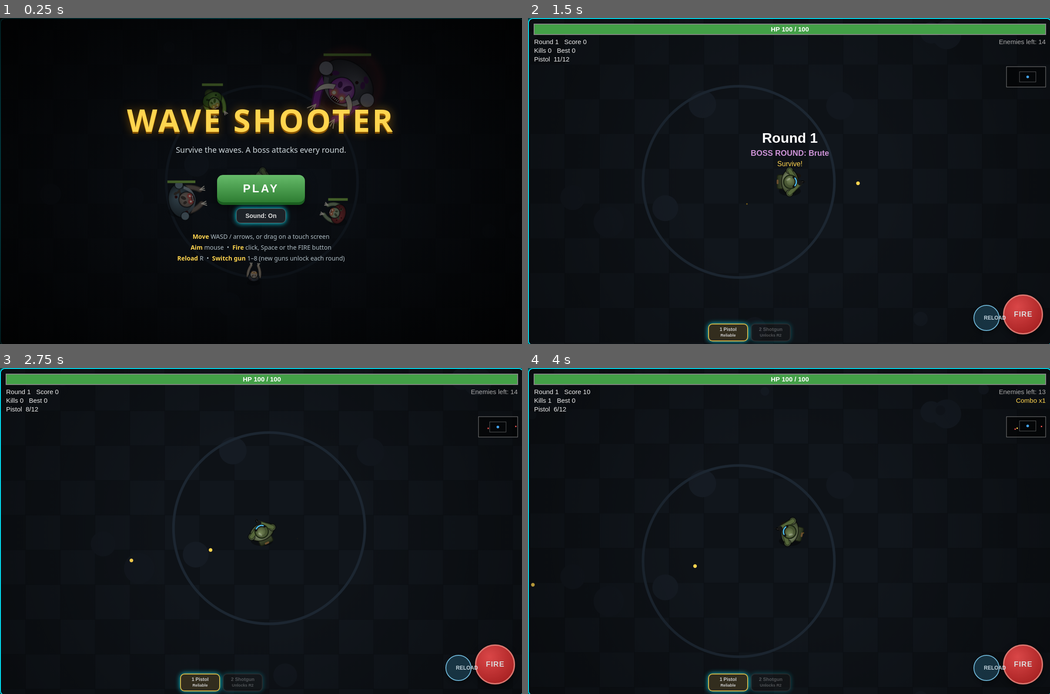
Above: before the commit, frames 1-4 (two rows, left to right).
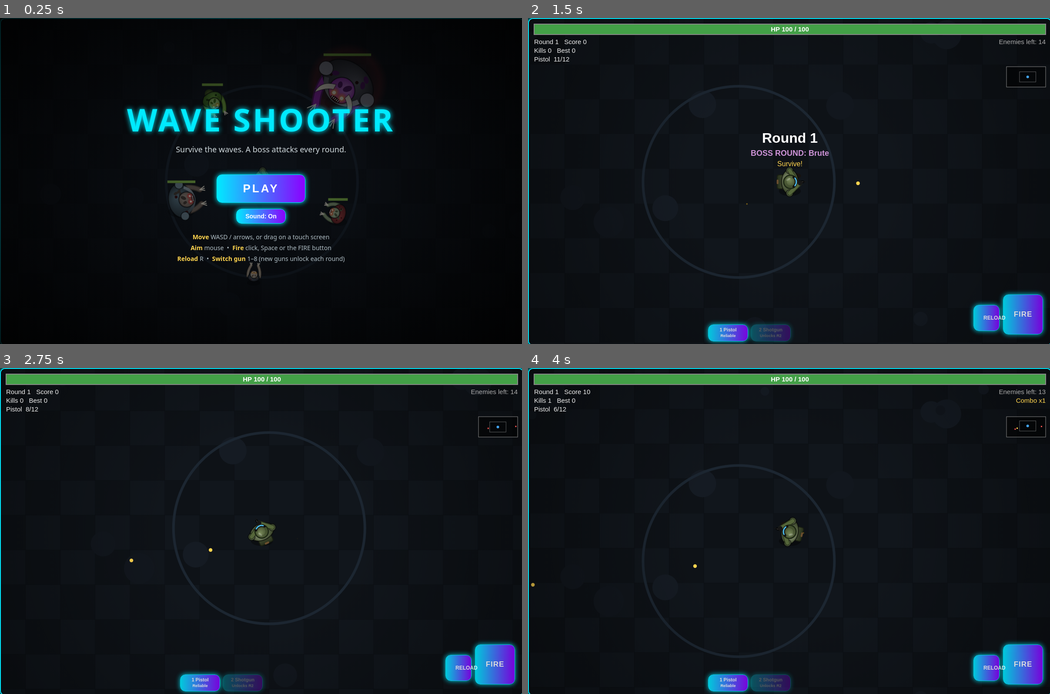
Above: after the commit, the same moments.

Repository: dilipbhagwat74-create/wave-shooter
Game: browser game, page index.html
Same seed, same stepped clock (60 frames per second), same inputs: the game is played once before the commit and once after it.
Inputs:
- Up to frame 1 (0.25 s): no input
- Up to frame 2 (1.5 s): click "PLAY" at 0.27 s; hold Right from 1.03 s (still down); tap Space at 1.1 s
- Up to frame 3 (2.75 s): release Right at 1.53 s; hold Down 1.58-1.85 s; tap Space at 1.6, 2.1, 2.6 s; hold Left 1.9-2.47 s; hold Up from 2.52 s (still down)
- Up to frame 4 (4 s): release Up at 2.82 s; hold Right 2.87-3.53 s; tap Space at 3.1, 3.6 s; hold Up 3.58-3.82 s; hold Left from 3.87 s (still down)

The runs differ from the first frame. In frame 1, 6.6% of the frame differs, in the area x 23-76%, y 26-76%; in frame 2, 2.5%; in frame 3, 2.5%; in frame 4, 2.5%.

Commit message:
Update index.html

Diff:
--- a/index.html
+++ b/index.html
@@ -32,6 +32,27 @@
   border: 2px solid #00eaff;
   box-shadow: 0 0 18px #00eaff;
   border-radius: 12px;
+}
+  </style>
+  <style>
+body {
+  background: radial-gradient(circle at top, #101b48, #030510 75%) !important;
+  color: white !important;
+}
+button {
+  background: linear-gradient(90deg, #00eaff, #8b00ff) !important;
+  color: white !important;
+  border: 1px solid #00eaff !important;
+  border-radius: 12px !important;
+  box-shadow: 0 0 12px #00eaff !important;
+}
+h1, h2 {
+  color: #00eaff !important;
+  text-shadow: 0 0 12px #00eaff !important;
+}
+canvas {
+  border: 2px solid #00eaff !important;
+  box-shadow: 0 0 18px #00eaff !important;
 }
   </style>
 <head>
